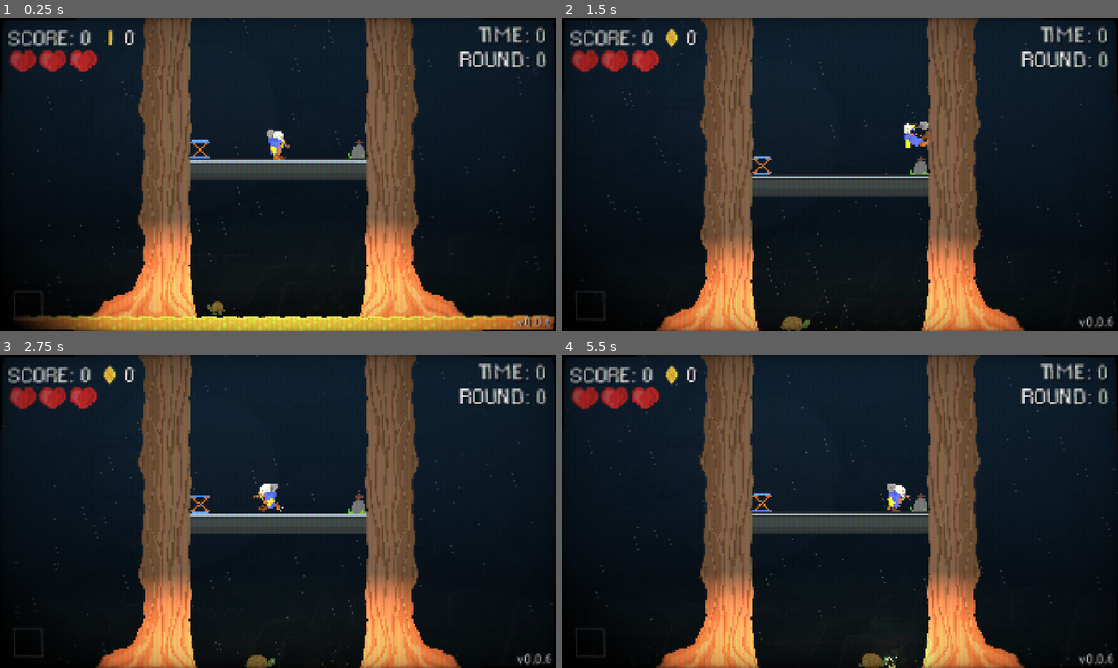
Above: before the commit, frames 1-4 (two rows, left to right).
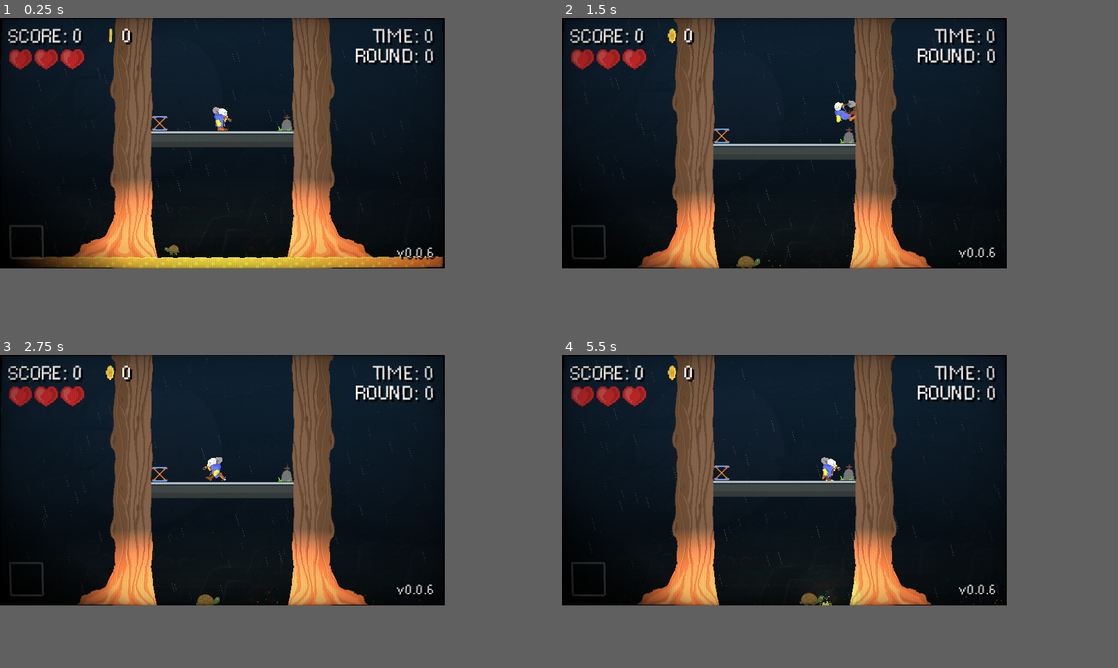
Above: after the commit, the same moments.

Repository: Giantswing/graveyard-bouncers
Game: Godot game, scene res://scenes/main-level.tscn
Two runs of this game, one before a commit and one after it. Both use one fixed random seed, a clock stepped at 60 frames per second and the inputs below.
Inputs:
- Up to frame 1 (0.25 s): no input
- Up to frame 2 (1.5 s): hold D (Right) from 0.53 s (still down); tap Shift (Ability) at 0.6, 1.35 s; tap Space (Jump) at 0.77 s
- Up to frame 3 (2.75 s): tap Space (Jump) at 1.52 s; release D (Right) at 2.03 s; hold A (Left) from 2.03 s (still down); tap Shift (Ability) at 2.1 s
- Up to frame 4 (5.5 s): release A (Left) at 2.78 s; hold D (Right) 2.78-4.28 s; tap Shift (Ability) every 0.75 s from 2.85 to 5.1 s; tap Space (Jump) at 3.02, 3.77, 4.52 s; tap Escape (Menu) at 4.15 s; hold A (Left) 4.28-5.03 s; hold D (Right) from 5.03 s (still down)
The window is 800x450 before the commit and 640x360 after it. Grey fills any space a smaller window leaves; there, only what the larger window draws over its background counts as a difference.

The runs differ from the first frame. In frame 1, 51% of the frame differs, in the area x 0-100%, y 0-100%; in frame 2, 48%; in frame 3, 47%; in frame 4, 48%.

Commit message:
Fix game resolution

Diff:
--- a/fonts/default-font.tres
+++ b/fonts/default-font.tres
@@ -4,4 +4,4 @@
 
 [resource]
 default_font = ExtResource("1_fcvwa")
-default_font_size = 64
+default_font_size = 24
--- a/project.godot
+++ b/project.godot
@@ -27,8 +27,8 @@
 
 [display]
 
-window/size/viewport_width=1920
-window/size/viewport_height=1080
+window/size/viewport_width=640
+window/size/viewport_height=360
 window/size/mode=2
 window/stretch/mode="canvas_items"
 
--- a/scenes/main-level.tscn
+++ b/scenes/main-level.tscn
@@ -706,7 +706,6 @@
 parry_raycast_distance = 50.0
 
 [node name="MainCamera" type="Camera2D" parent="."]
-zoom = Vector2(3, 3)
 script = ExtResource("7_vrglu")
 on_hit_shake = 0.2
 max_y_increase = 0.0
--- a/scenes/ui.tscn
+++ b/scenes/ui.tscn
@@ -52,27 +52,35 @@
 
 [node name="UI" type="CanvasLayer"]
 
-[node name="Control" type="Control" parent="."]
-process_mode = 3
-layout_mode = 3
+[node name="MarginContainer" type="MarginContainer" parent="."]
 anchors_preset = 15
 anchor_right = 1.0
 anchor_bottom = 1.0
 grow_horizontal = 2
 grow_vertical = 2
+theme_override_constants/margin_left = 10
+theme_override_constants/margin_top = 10
+theme_override_constants/margin_right = 10
+theme_override_constants/margin_bottom = 10
+
+[node name="Control" type="Control" parent="MarginContainer"]
+process_mode = 3
+layout_mode = 2
 size_flags_horizontal = 3
 size_flags_vertical = 3
 script = ExtResource("1_yev5y")
 ui_heart_scene = ExtResource("2_gdt2y")
 
-[node name="HBoxContainer" type="HBoxContainer" parent="Control"]
+[node name="VBoxContainer" type="VBoxContainer" parent="MarginContainer/Control"]
 layout_mode = 0
-offset_left = 24.0
-offset_top = 26.0
-offset_right = 235.0
-offset_bottom = 108.0
-
-[node name="ScoreLabel" type="Label" parent="Control/HBoxContainer"]
+offset_right = 40.0
+offset_bottom = 40.0
+
+[node name="HBoxContainer" type="HBoxContainer" parent="MarginContainer/Control/VBoxContainer"]
+layout_mode = 2
+theme_override_constants/separation = 24
+
+[node name="ScoreLabel" type="Label" parent="MarginContainer/Control/VBoxContainer/HBoxContainer"]
 unique_name_in_owner = true
 layout_mode = 2
 size_flags_horizontal = 0
@@ -84,16 +92,16 @@
 text = "score"
 uppercase = true
 
-[node name="Container" type="Panel" parent="Control/HBoxContainer"]
-custom_minimum_size = Vector2(100, 0)
+[node name="Container" type="Panel" parent="MarginContainer/Control/VBoxContainer/HBoxContainer"]
+custom_minimum_size = Vector2(24, 0)
 layout_mode = 2
 size_flags_horizontal = 4
 theme_override_styles/panel = SubResource("StyleBoxEmpty_8dubc")
 
-[node name="CoinSprite" type="AnimatedSprite2D" parent="Control/HBoxContainer/Container"]
+[node name="CoinSprite" type="AnimatedSprite2D" parent="MarginContainer/Control/VBoxContainer/HBoxContainer/Container"]
 texture_filter = 1
-position = Vector2(51, 40)
-scale = Vector2(4.59914, 4.5301)
+position = Vector2(12, 15)
+scale = Vector2(1.5, 1.5)
 sprite_frames = SubResource("SpriteFrames_7dvkv")
 animation = &"Idle"
 autoplay = "Idle"
@@ -113,9 +121,12 @@
 }
 metadata/_aseprite_wizard_source_file_hash_ = "1560cd3b4c4ba0aa7d3134ac3cbb489a"
 
-[node name="CoinsLabel" type="Label" parent="Control/HBoxContainer"]
-unique_name_in_owner = true
-layout_mode = 2
+[node name="CoinsLabel" type="Label" parent="MarginContainer/Control/VBoxContainer/HBoxContainer/Container"]
+unique_name_in_owner = true
+layout_mode = 2
+offset_left = 30.0
+offset_right = 46.0
+offset_bottom = 31.0
 size_flags_horizontal = 0
 size_flags_vertical = 0
 theme = ExtResource("3_wm3ai")
@@ -125,28 +136,37 @@
 text = "5"
 uppercase = true
 
-[node name="AbilityContainer" type="Control" parent="Control"]
+[node name="HeartContainer" type="HBoxContainer" parent="MarginContainer/Control/VBoxContainer"]
+unique_name_in_owner = true
+layout_mode = 2
+theme_override_constants/separation = 14
+
+[node name="AbilityContainer" type="Control" parent="MarginContainer/Control"]
 layout_mode = 1
 anchors_preset = 2
 anchor_top = 1.0
 anchor_bottom = 1.0
-offset_left = 36.0
-offset_top = -143.0
-offset_right = 148.0
-offset_bottom = -31.0
+offset_top = -54.0
+offset_right = 112.0
+offset_bottom = 58.0
 grow_vertical = 0
-
-[node name="BackgroundGradient" type="TextureRect" parent="Control/AbilityContainer"]
-layout_mode = 2
-offset_left = -285.0
-offset_top = -13.0
-offset_right = -173.0
-offset_bottom = 99.0
+scale = Vector2(0.48, 0.48)
+
+[node name="BackgroundGradient" type="TextureRect" parent="MarginContainer/Control/AbilityContainer"]
+layout_mode = 1
+anchors_preset = 2
+anchor_top = 1.0
+anchor_bottom = 1.0
+offset_left = -279.167
+offset_top = -134.917
+offset_right = -167.167
+offset_bottom = -22.9167
+grow_vertical = 0
 rotation = -0.807136
 scale = Vector2(3.09434, 5.32071)
 texture = SubResource("GradientTexture2D_cgfq5")
 
-[node name="BackgroundFrame" type="TextureRect" parent="Control/AbilityContainer"]
+[node name="BackgroundFrame" type="TextureRect" parent="MarginContainer/Control/AbilityContainer"]
 modulate = Color(1, 1, 1, 0.196078)
 texture_filter = 1
 custom_minimum_size = Vector2(112, 112)
@@ -171,7 +191,7 @@
 }
 metadata/_aseprite_wizard_source_file_hash_ = "f6b7b342bf018d294481eb57fb4baa83"
 
-[node name="AbilitySprite" type="AnimatedSprite2D" parent="Control/AbilityContainer"]
+[node name="AbilitySprite" type="AnimatedSprite2D" parent="MarginContainer/Control/AbilityContainer"]
 unique_name_in_owner = true
 texture_filter = 1
 position = Vector2(57, 56)
@@ -196,7 +216,7 @@
 }
 metadata/_aseprite_wizard_source_file_hash_ = "69ce80bc130f258aa883922e608b4aaf"
 
-[node name="AbilityName" type="Label" parent="Control/AbilityContainer"]
+[node name="AbilityName" type="Label" parent="MarginContainer/Control/AbilityContainer"]
 unique_name_in_owner = true
 layout_mode = 0
 offset_left = 3.0
@@ -212,7 +232,7 @@
 theme_override_font_sizes/font_size = 41
 text = "dash"
 
-[node name="AbilityAmount" type="Label" parent="Control/AbilityContainer"]
+[node name="AbilityAmount" type="Label" parent="MarginContainer/Control/AbilityContainer"]
 unique_name_in_owner = true
 layout_mode = 0
 offset_left = 72.0
@@ -227,17 +247,19 @@
 theme_override_font_sizes/font_size = 41
 text = "1"
 
-[node name="TimeLabel" type="Label" parent="Control"]
-unique_name_in_owner = true
+[node name="VBoxContainer2" type="VBoxContainer" parent="MarginContainer/Control"]
 layout_mode = 1
 anchors_preset = 1
 anchor_left = 1.0
 anchor_right = 1.0
-offset_left = -229.0
-offset_top = 15.0
-offset_right = -18.0
-offset_bottom = 97.0
+offset_left = -84.0
+offset_bottom = 66.0
 grow_horizontal = 0
+theme_override_constants/separation = -2
+
+[node name="TimeLabel" type="Label" parent="MarginContainer/Control/VBoxContainer2"]
+unique_name_in_owner = true
+layout_mode = 2
 size_flags_horizontal = 8
 size_flags_vertical = 0
 theme = ExtResource("3_wm3ai")
@@ -248,17 +270,9 @@
 horizontal_alignment = 2
 uppercase = true
 
-[node name="RoundLabel" type="Label" parent="Control"]
-unique_name_in_owner = true
-layout_mode = 1
-anchors_preset = 1
-anchor_left = 1.0
-anchor_right = 1.0
-offset_left = -229.0
-offset_top = 101.0
-offset_right = -18.0
-offset_bottom = 183.0
-grow_horizontal = 0
+[node name="RoundLabel" type="Label" parent="MarginContainer/Control/VBoxContainer2"]
+unique_name_in_owner = true
+layout_mode = 2
 size_flags_horizontal = 8
 size_flags_vertical = 0
 theme = ExtResource("3_wm3ai")
@@ -269,15 +283,15 @@
 horizontal_alignment = 2
 uppercase = true
 
-[node name="VersionLabel" type="Label" parent="Control"]
-layout_mode = 1
-anchors_preset = 3
+[node name="VersionLabel" type="Label" parent="MarginContainer/Control"]
+layout_mode = 1
+anchors_preset = -1
 anchor_left = 1.0
 anchor_top = 1.0
 anchor_right = 1.0
 anchor_bottom = 1.0
-offset_left = -211.0
-offset_top = -82.0
+offset_left = -13.0
+offset_top = -24.0
 grow_horizontal = 0
 grow_vertical = 0
 size_flags_horizontal = 8
@@ -286,21 +300,13 @@
 theme_override_colors/font_shadow_color = Color(0, 0, 0, 1)
 theme_override_constants/shadow_offset_x = 3
 theme_override_constants/shadow_offset_y = 3
-theme_override_font_sizes/font_size = 41
+theme_override_font_sizes/font_size = 18
 text = "v"
 horizontal_alignment = 2
 vertical_alignment = 2
 script = ExtResource("4_wm3ai")
 
-[node name="HeartContainer" type="HBoxContainer" parent="Control"]
-unique_name_in_owner = true
-layout_mode = 1
-offset_left = 35.0
-offset_top = 110.0
-offset_right = 1920.0
-offset_bottom = 246.0
-
-[node name="DeathScreen" type="VBoxContainer" parent="Control"]
+[node name="DeathScreen" type="VBoxContainer" parent="MarginContainer/Control"]
 unique_name_in_owner = true
 layout_mode = 1
 anchors_preset = 8
@@ -308,14 +314,14 @@
 anchor_top = 0.5
 anchor_right = 0.5
 anchor_bottom = 0.5
-offset_left = -105.5
-offset_top = -127.0
-offset_right = 105.5
-offset_bottom = 127.0
+offset_left = -160.5
+offset_top = -86.5
+offset_right = 160.5
+offset_bottom = 86.5
 grow_horizontal = 2
 grow_vertical = 2
 
-[node name="Message" type="Label" parent="Control/DeathScreen"]
+[node name="Message" type="Label" parent="MarginContainer/Control/DeathScreen"]
 material = ExtResource("4_gdt2y")
 layout_mode = 2
 size_flags_horizontal = 4
@@ -325,7 +331,7 @@
 theme_override_constants/shadow_offset_y = 3
 text = "You died, your score was"
 
-[node name="DeathScoreLabel" type="Label" parent="Control/DeathScreen"]
+[node name="DeathScoreLabel" type="Label" parent="MarginContainer/Control/DeathScreen"]
 unique_name_in_owner = true
 layout_mode = 2
 size_flags_horizontal = 4
@@ -333,10 +339,10 @@
 theme_override_colors/font_shadow_color = Color(0, 0, 0, 1)
 theme_override_constants/shadow_offset_x = 3
 theme_override_constants/shadow_offset_y = 3
-theme_override_font_sizes/font_size = 236
+theme_override_font_sizes/font_size = 72
 text = "25"
 
-[node name="Message2" type="Label" parent="Control/DeathScreen"]
+[node name="Message2" type="Label" parent="MarginContainer/Control/DeathScreen"]
 material = ExtResource("4_gdt2y")
 layout_mode = 2
 size_flags_horizontal = 4
@@ -346,7 +352,7 @@
 theme_override_constants/shadow_offset_y = 3
 text = "Press jump to restart"
 
-[node name="PauseScreen" type="Control" parent="Control"]
+[node name="PauseScreen" type="Control" parent="MarginContainer/Control"]
 unique_name_in_owner = true
 process_mode = 3
 layout_mode = 1
@@ -356,16 +362,21 @@
 grow_horizontal = 2
 grow_vertical = 2
 
-[node name="ColorRect" type="ColorRect" parent="Control/PauseScreen"]
+[node name="ColorRect" type="ColorRect" parent="MarginContainer/Control/PauseScreen"]
 modulate = Color(0, 0, 0, 0.772549)
 layout_mode = 1
 anchors_preset = 15
 anchor_right = 1.0
 anchor_bottom = 1.0
+offset_left = -50.0
+offset_top = -50.0
+offset_right = -50.0
+offset_bottom = -50.0
 grow_horizontal = 2
 grow_vertical = 2
-
-[node name="VBoxContainer" type="VBoxContainer" parent="Control/PauseScreen"]
+scale = Vector2(1.5, 1.5)
+
+[node name="VBoxContainer" type="VBoxContainer" parent="MarginContainer/Control/PauseScreen"]
 layout_mode = 1
 anchors_preset = 14
 anchor_top = 0.5
@@ -377,35 +388,35 @@
 grow_vertical = 2
 theme_override_constants/separation = 25
 
-[node name="Label" type="RichTextLabel" parent="Control/PauseScreen/VBoxContainer"]
+[node name="Label" type="RichTextLabel" parent="MarginContainer/Control/PauseScreen/VBoxContainer"]
 process_mode = 3
 layout_mode = 2
 size_flags_vertical = 3
 theme = ExtResource("3_wm3ai")
-theme_override_font_sizes/normal_font_size = 91
+theme_override_font_sizes/normal_font_size = 38
 bbcode_enabled = true
 text = "[wave amp=50.0 freq=5.0 connected=1]GAME PAUSED[/wave]"
 fit_content = true
 horizontal_alignment = 1
 
-[node name="MenuOptions" type="VBoxContainer" parent="Control/PauseScreen/VBoxContainer"]
-unique_name_in_owner = true
-layout_mode = 2
-
-[node name="Continue" type="Label" parent="Control/PauseScreen/VBoxContainer/MenuOptions"]
+[node name="MenuOptions" type="VBoxContainer" parent="MarginContainer/Control/PauseScreen/VBoxContainer"]
+unique_name_in_owner = true
+layout_mode = 2
+
+[node name="Continue" type="Label" parent="MarginContainer/Control/PauseScreen/VBoxContainer/MenuOptions"]
 layout_mode = 2
 theme = ExtResource("3_wm3ai")
 text = "CONTINUE"
 horizontal_alignment = 1
 
-[node name="Restart" type="Label" parent="Control/PauseScreen/VBoxContainer/MenuOptions"]
+[node name="Restart" type="Label" parent="MarginContainer/Control/PauseScreen/VBoxContainer/MenuOptions"]
 modulate = Color(1, 1, 1, 0.266667)
 layout_mode = 2
 theme = ExtResource("3_wm3ai")
 text = "RESTART"
 horizontal_alignment = 1
 
-[node name="Exit" type="Label" parent="Control/PauseScreen/VBoxContainer/MenuOptions"]
+[node name="Exit" type="Label" parent="MarginContainer/Control/PauseScreen/VBoxContainer/MenuOptions"]
 modulate = Color(1, 1, 1, 0.266667)
 layout_mode = 2
 theme = ExtResource("3_wm3ai")
--- a/scenes/ui_heart.tscn
+++ b/scenes/ui_heart.tscn
@@ -31,14 +31,16 @@
 }]
 
 [node name="UIHeart" type="MarginContainer"]
-custom_minimum_size = Vector2(102.395, 83.285)
+custom_minimum_size = Vector2(24, 24)
 offset_right = 101.0
+size_flags_horizontal = 0
+size_flags_vertical = 0
 script = ExtResource("1_6l0s0")
 
 [node name="Sprite" type="AnimatedSprite2D" parent="."]
 texture_filter = 1
-position = Vector2(38.5, 36.5)
-scale = Vector2(4.164, 4)
+position = Vector2(18, 14)
+scale = Vector2(1.5, 1.5)
 sprite_frames = SubResource("SpriteFrames_aqsxy")
 animation = &"Filled"
 metadata/_aseprite_wizard_interface_config_ = {
--- a/shaders/wavy.tres
+++ b/shaders/wavy.tres
@@ -4,6 +4,6 @@
 
 [resource]
 shader = ExtResource("1_3f6gv")
-shader_parameter/height = 10.895
+shader_parameter/height = 2.0
 shader_parameter/frequency = 5.0
 shader_parameter/speed = 1.5
